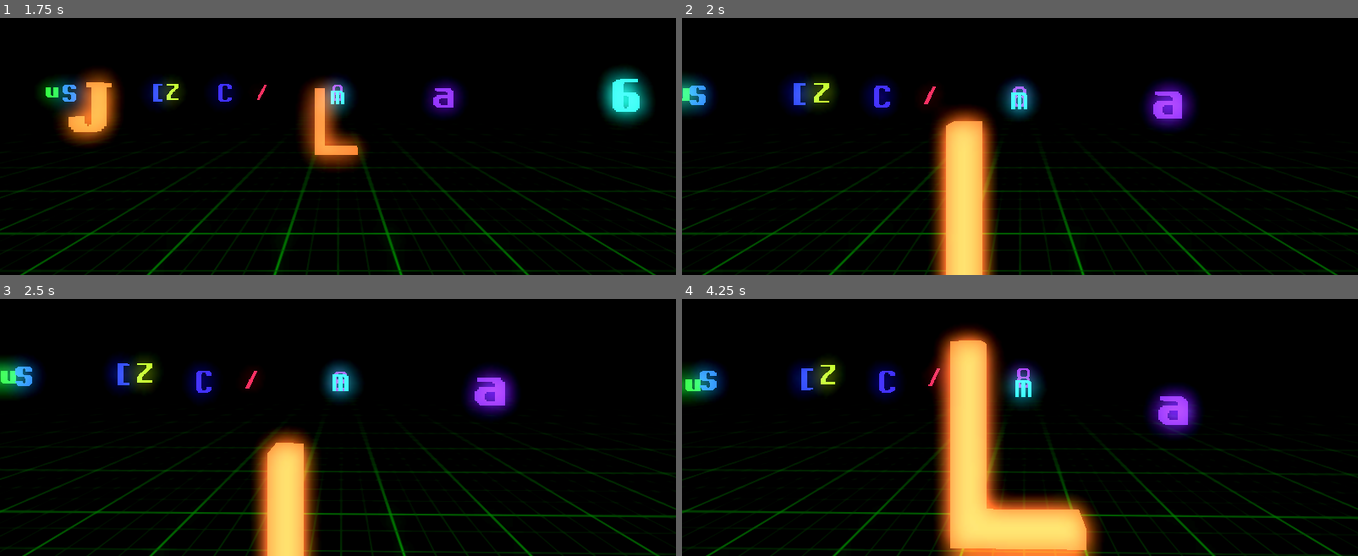
Above: before the commit, frames 1-4 (two rows, left to right).
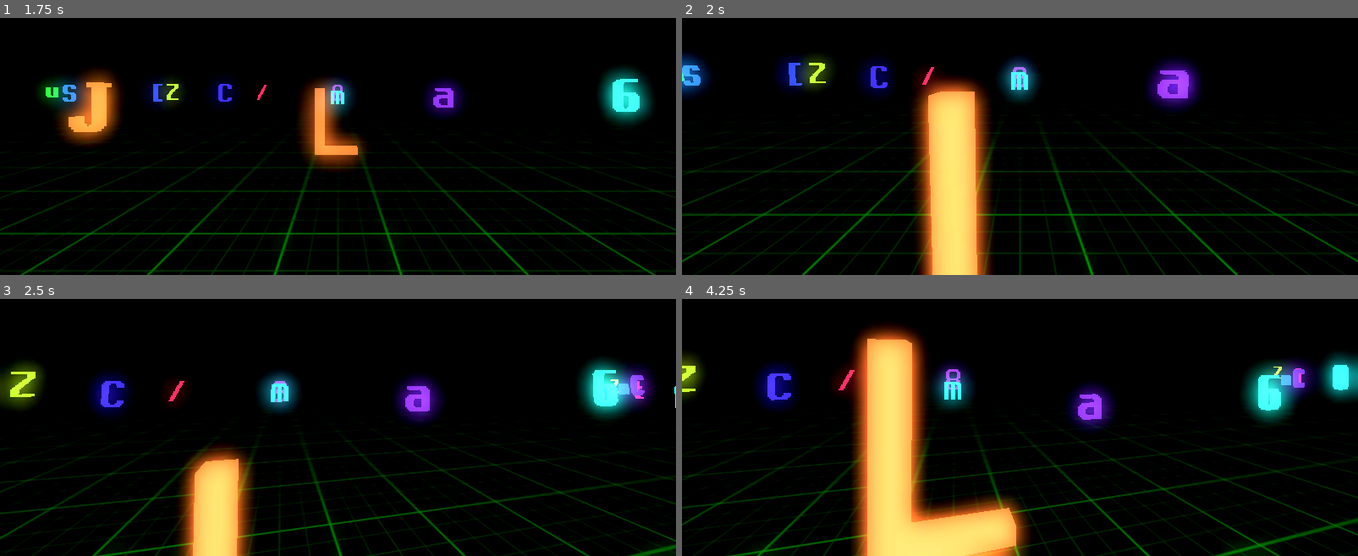
Above: after the commit, the same moments.

Repository: OneHoopyFrood/RoboKitty3D
Game: Godot game, scene res://World/World.tscn
Two runs of this game, one before a commit and one after it. Both use one fixed random seed, a clock stepped at 60 frames per second and the inputs below.
Inputs (mouse positions are in pixels of both pictures, inside the frame that each line leads up to):
- Up to frame 1 (1.75 s): move the mouse to (371, 84) at 0.52 s; hold Ctrl (look) 0.53-1.28 s; hold W (move_forward) from 0.53 s (still down); click (371, 84) at 0.67 s; move the mouse to (304, 87) at 1.27 s; tap Ctrl (look) at 1.35 s
- Up to frame 2 (2 s): keep holding W (move_forward)
- Up to frame 3 (2.5 s): keep holding W (move_forward); move the mouse to (351, 360) at 2.02 s; hold Ctrl (look) from 2.03 s (still down)
- Up to frame 4 (4.25 s): keep holding W (move_forward); move the mouse to (1013, 373) at 2.77 s; release Ctrl (look) at 2.78 s; tap Ctrl (look) at 2.85 s; click (1013, 373) at 2.92 s; move the mouse to (1067, 370) at 3.52 s; hold Ctrl (look) from 3.53 s (still down)

Frame 1 is identical in both runs. In frame 2, 20% of the frame differs, in the area x 0-100%, y 13-100%; in frame 3, 23%; in frame 4, 34%, in the area x 0-100%, y 9-100%.

Commit message:
Enhance player movement: add cooldown handling for bump interactions and improve brake animation effects

Diff:
--- a/Player/Player.gd
+++ b/Player/Player.gd
@@ -24,6 +24,7 @@
 var start_position: Vector3 = Vector3.ZERO # Grid-aligned position at movement start
 var _block_cooldown: float = 0.0
 var _blocked_move_dir: Vector3 = Vector3.ZERO # direction that got blocked
+var _was_moving: bool = false # true after start_move(); used to distinguish crash from standing hold
 const BLOCK_COOLDOWN_DURATION: float = 0.8
 
 var _tween: Tween
@@ -99,12 +100,15 @@
         else:
           start_move(-transform.basis.z)
       elif Input.is_action_pressed("move_forward"):
-        # Held walk: crash into symbol, stop silently at walls
-        var symbol = _try_bump_interact()
-        if symbol:
-          _do_brake_animation()
-        elif _block_cooldown <= 0.0 and not _is_path_blocked(-transform.basis.z):
-          start_move(-transform.basis.z)
+        # Held walk: brake animation when arriving at a symbol mid-walk; stop silently at walls
+        if _block_cooldown <= 0.0:
+          var _held_symbol = _try_bump_interact()
+          if _held_symbol and _was_moving:
+            _do_brake_animation()
+            _was_moving = false
+            _block_cooldown = BLOCK_COOLDOWN_DURATION
+          elif not _is_path_blocked(-transform.basis.z):
+            start_move(-transform.basis.z)
       elif Input.is_action_just_pressed("move_back"):
         if _is_path_blocked(transform.basis.z):
           if _error_sfx and _error_sfx.stream:
@@ -147,6 +151,7 @@
       is_moving = false
       _block_cooldown = BLOCK_COOLDOWN_DURATION
       _blocked_move_dir = move_dir
+      # Error SFX on wall bump
       if _error_sfx and _error_sfx.stream:
         _error_sfx.play()
     # else still moving
@@ -173,6 +178,7 @@
   is_moving = true
   # Store current grid-aligned position for collision bounce-back
   start_position = global_transform.origin
+  _was_moving = true
     # Calculate exactly one cell ahead
   target_position = global_transform.origin + move_dir * step_size
 
@@ -259,25 +265,31 @@
   # Brake animation: camera lurches forward and down like sudden deceleration, then snaps back
   is_animating = true
 
+  var fwd = - transform.basis.z
+  fwd.y = 0
+  fwd = fwd.normalized()
+
+  var start_pos = global_transform.origin
+  var forward_pos = start_pos + fwd * (step_size * 0.08) # Small forward skid
+
+  # Animate player body forward and back
+  var body_tween = create_tween()
+  body_tween.tween_property(self , "global_position", forward_pos, 0.06)
+  body_tween.tween_property(self , "global_position", start_pos, 0.15).set_trans(Tween.TRANS_BACK).set_ease(Tween.EASE_OUT)
+  body_tween.finished.connect(func(): is_animating = false)
+
+  # Camera lurch
   var original_cam_pos = cam.position
   var original_cam_rot = cam.rotation_degrees
-
-  # Lurch forward and tilt down
-  var lurch_pos = original_cam_pos + Vector3(0, -0.1, -0.2) # Down and forward
-  var lurch_rot = original_cam_rot + Vector3(8, 0, 0) # Tilt down
-
-  var brake_tween = create_tween()
-  brake_tween.set_parallel(true)
-  # Quick lurch
-  brake_tween.tween_property(cam, "position", lurch_pos, 0.1).set_ease(Tween.EASE_OUT)
-  brake_tween.tween_property(cam, "rotation_degrees", lurch_rot, 0.1).set_ease(Tween.EASE_OUT)
-  # Snap back
-  brake_tween.chain().set_parallel(true)
-  brake_tween.tween_property(cam, "position", original_cam_pos, 0.15).set_trans(Tween.TRANS_BACK).set_ease(Tween.EASE_OUT)
-  brake_tween.tween_property(cam, "rotation_degrees", original_cam_rot, 0.15).set_trans(Tween.TRANS_BACK).set_ease(Tween.EASE_OUT)
-
-  # Re-enable input after animation completes
-  brake_tween.finished.connect(func(): is_animating = false)
+  var lurch_pos = original_cam_pos + Vector3(0, -0.08, -0.15) # Down and forward
+  var lurch_rot = original_cam_rot + Vector3(-5, 0, 0) # Tilt up slightly
+
+  var cam_tween = create_tween()
+  cam_tween.set_parallel(true)
+  cam_tween.tween_property(cam, "position", lurch_pos, 0.06).set_ease(Tween.EASE_OUT)
+  cam_tween.tween_property(cam, "rotation_degrees", lurch_rot, 0.06).set_ease(Tween.EASE_OUT)
+  cam_tween.tween_property(cam, "position", original_cam_pos, 0.18).set_delay(0.06).set_trans(Tween.TRANS_BACK).set_ease(Tween.EASE_OUT)
+  cam_tween.tween_property(cam, "rotation_degrees", original_cam_rot, 0.18).set_delay(0.06).set_trans(Tween.TRANS_BACK).set_ease(Tween.EASE_OUT)
 
 func _try_bump_interact() -> Node:
   # Cast one cell ahead on a horizontal line from player center
--- a/World/World.tscn
+++ b/World/World.tscn
@@ -95,4 +95,5 @@
 
 [node name="BackgroundMusic" type="AudioStreamPlayer" parent="." unique_id=1030709042]
 stream = SubResource("AudioStreamRandomizer_cf1t6")
+volume_db = -5.0
 autoplay = true
